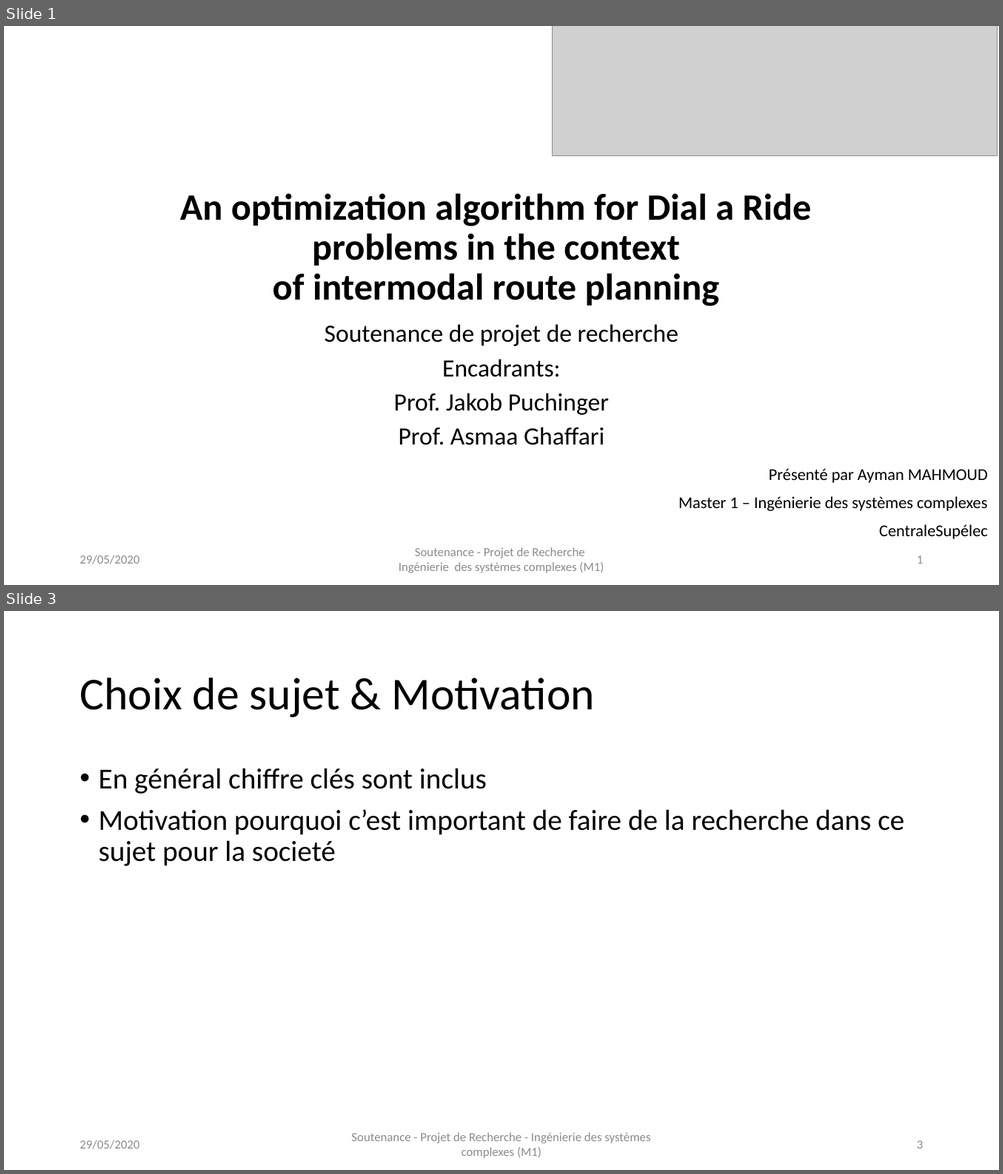
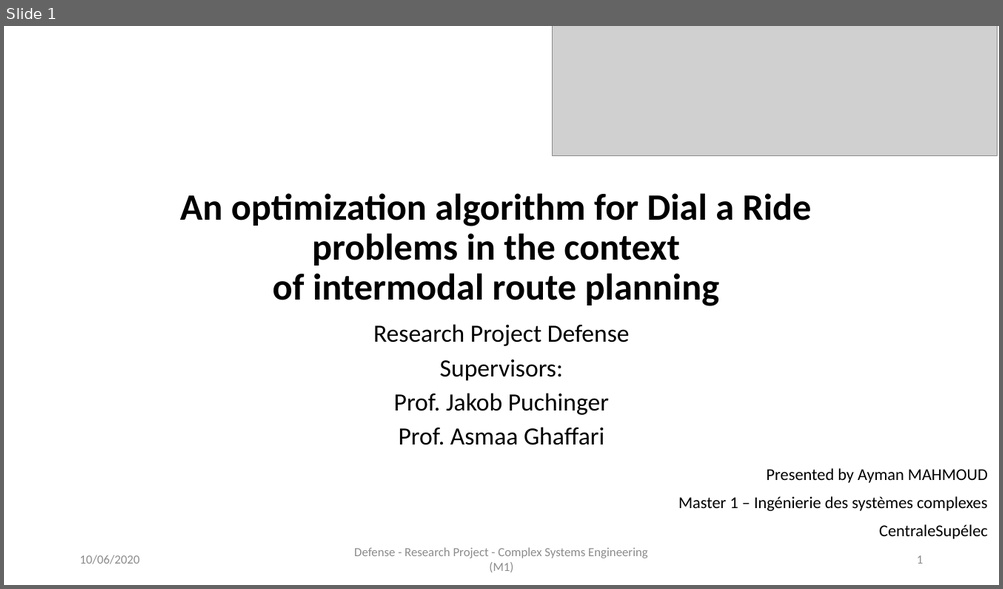
Before and after one commit to AymanABDELHAMID/OD_MTO_DARP, a slide deck: Presentation/presentation_AymanMahmoud.pptx. Shown one above the other, each under a label of ours: slides 1 and 3 before the commit, slide 1 after it; the slides between them are not shown. The pictures are 1003x1174 and 1003x589 pixels, drawn with LibreOffice and Linux fonts; fonts in the diff are those of the drawing; grey boxes stand for pictures. Boxes give left, top, right and bottom in pixels: in the first picture for what was removed or moved away, otherwise in the second. Text is boxed around its words. In the diff, an @@ line names an element or a change of style, - is before the commit and + after.

```diff
--- a/Presentation/presentation_AymanMahmoud.pptx
+++ b/Presentation/presentation_AymanMahmoud.pptx
@@ slide 3 removed at [4, 611, 999, 1170], background #FFFFFF @@
@@ title removed at [79, 678, 595, 718] @@
-Choix de sujet & Motivation
@@ text removed at [99, 768, 904, 866] @@
-• En général chiffre clés sont inclus
-• Motivation pourquoi c’est important de faire de la recherche dans ce sujet pour la societé
@@ text removed at [79, 1140, 139, 1150] @@
-29/05/2020
@@ text removed at [351, 1133, 650, 1159] @@
-Soutenance - Projet de Recherche - Ingénierie des systèmes complexes (M1)
@@ page number removed at [916, 1141, 922, 1149] @@
-3
@@ slide 1 changed as well @@
@@ subtitle at [373, 324, 629, 381]: text changed @@
-Soutenance de projet de recherche
-Encadrants:
+Research Project Defense
+Supervisors:
@@ text at [766, 469, 987, 483]: text changed @@
-Présenté par Ayman MAHMOUD
+Presented by Ayman MAHMOUD
@@ text at [79, 555, 139, 565]: text changed @@
-29/05/2020
+10/06/2020
@@ text at [354, 548, 648, 573]: text changed @@
-Soutenance - Projet de Recherche
-Ingénierie des systèmes complexes (M1)
+Defense - Research Project - Complex Systems Engineering (M1)
```
Also in this commit, not shown: 9 other slides changed, 22 slides added, 7 other slides removed, 3 other files.
